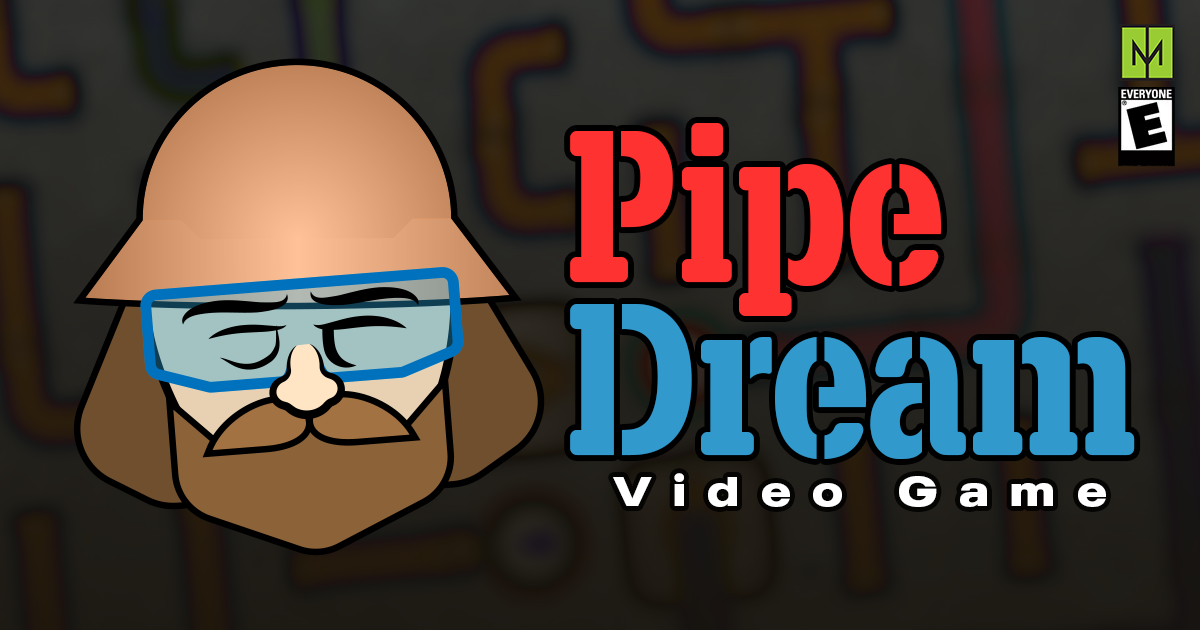
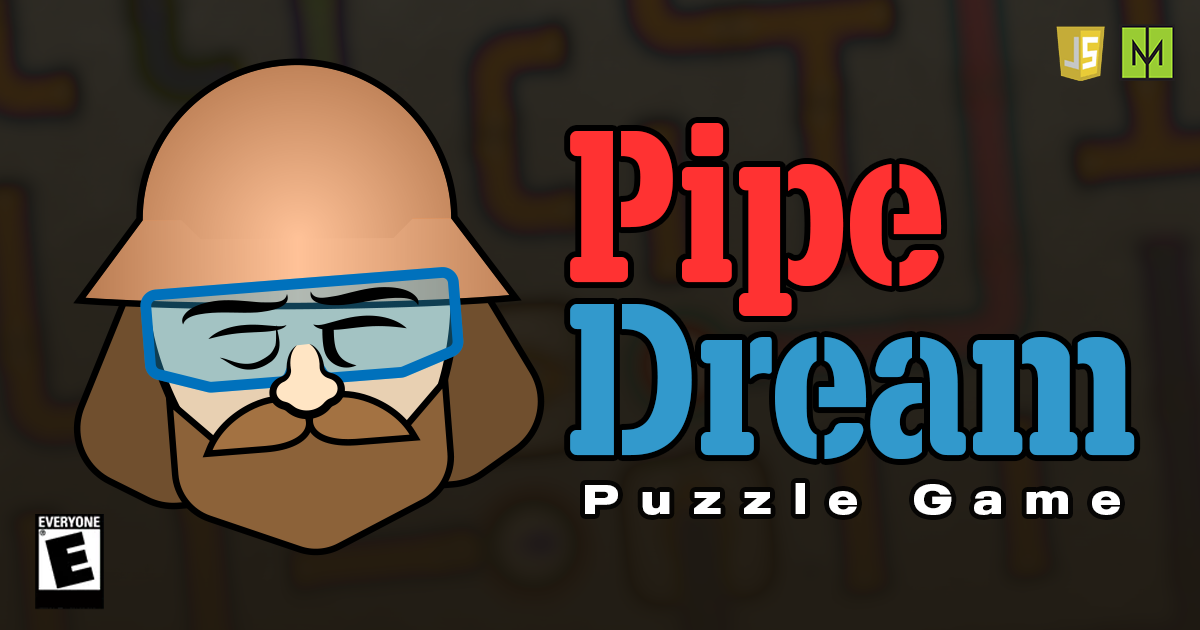
Comparing the layer stacks of the two 1200 x 630 images. Changes:
added layer "Layer 6" above "logo" over 1056, 26, 1105, 81
removed layer "Rectangle 1" over 1120, 151, 1173, 165
painted on "Layer 3" over 35, 87, 1175, 610
renamed "Video Game" to "Puzzle Game", painted on it over 585, 473, 1120, 515
"Layer 5 copy": opacity 57% → 75% over 0, 0, 1200, 630